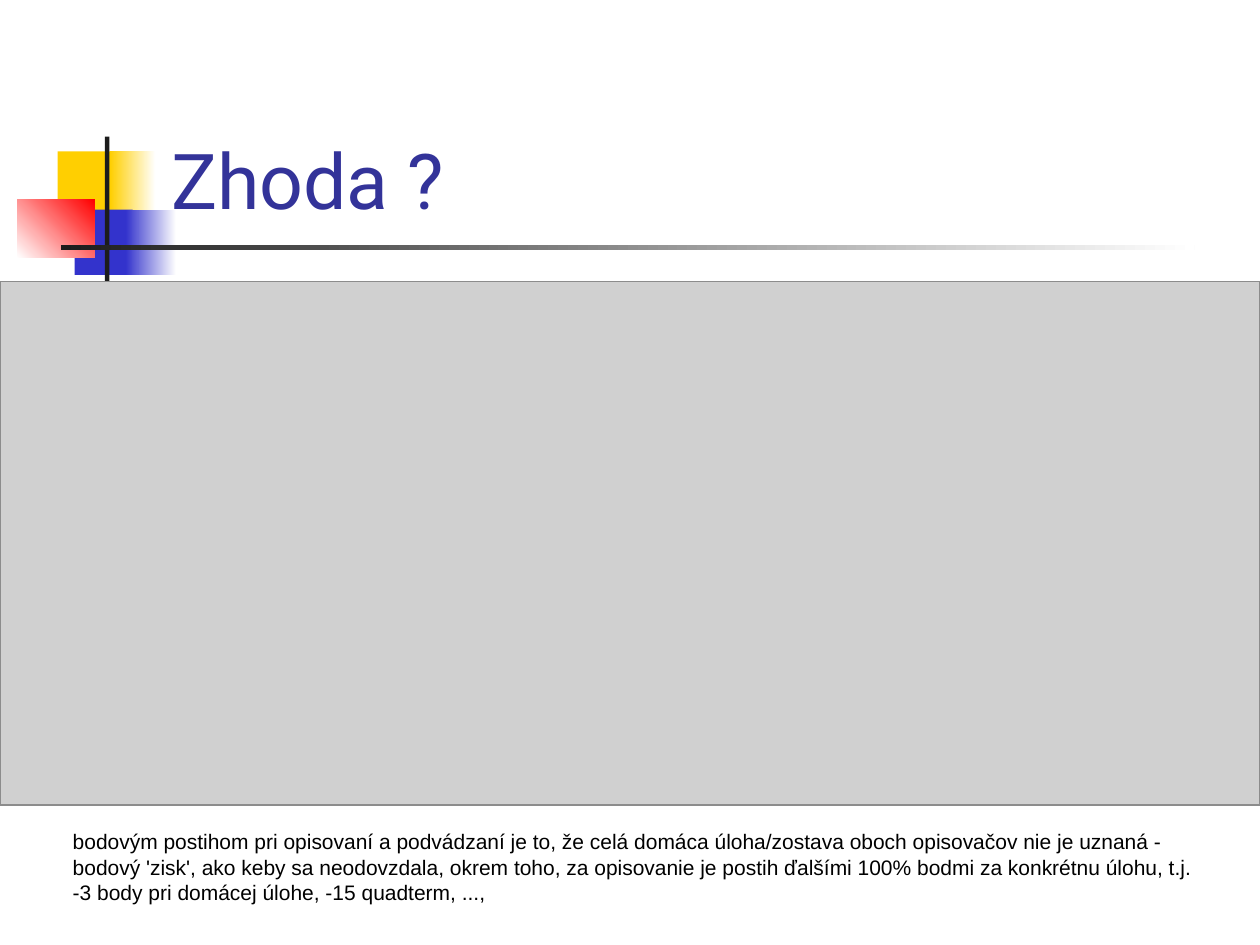
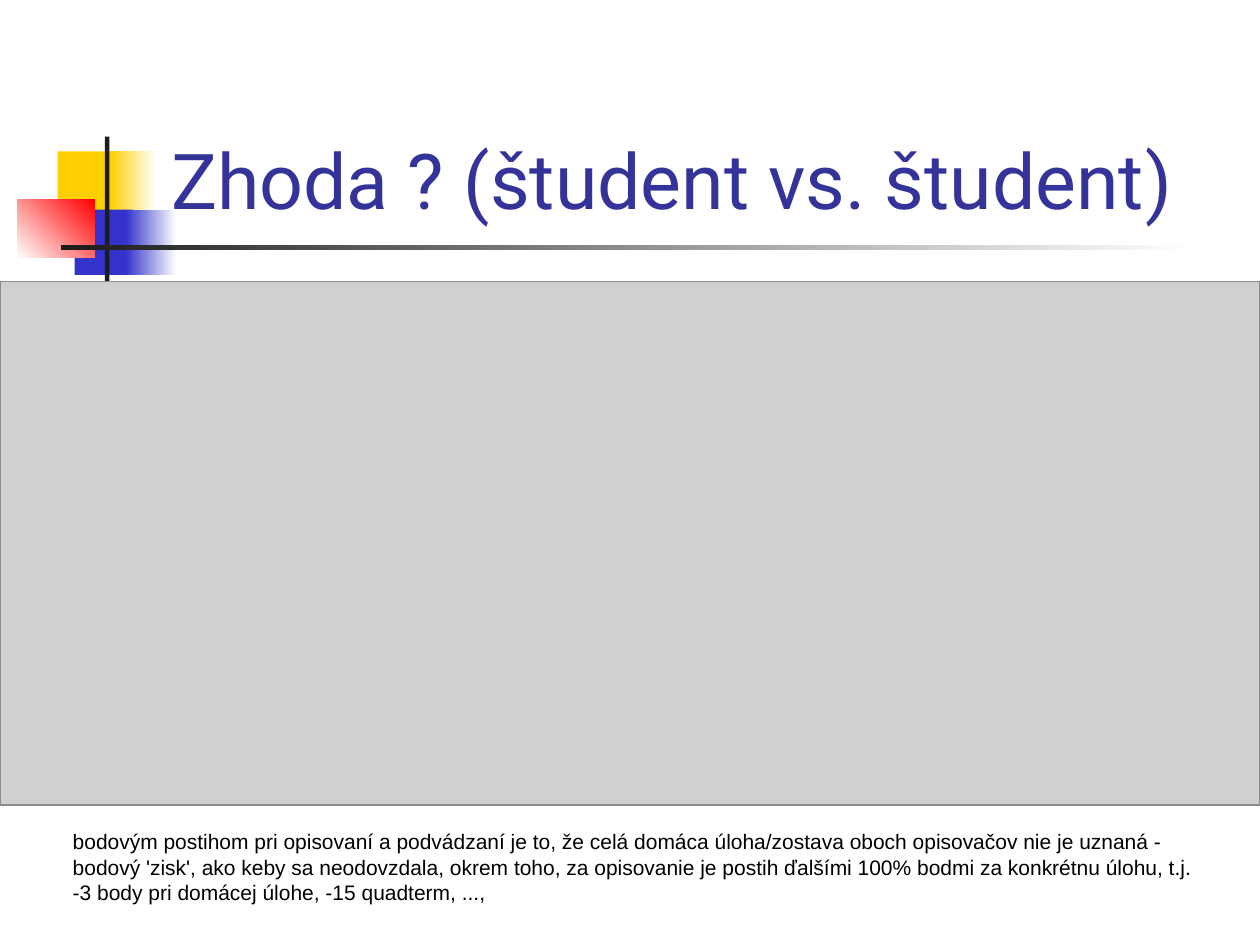
Before and after one commit to Programovanie4/Prednasky, a slide deck: slide 4 of 05/05_java.ppt (slide 3 before the commit). Drawn at 1260x945 pixels with LibreOffice and Linux fonts; fonts in the diff are those of the drawing; grey boxes stand for pictures. Boxes give left, top, right and bottom in pixels: in the first picture for what was removed or moved away, otherwise in the second. Text is boxed around its words. In the diff, an @@ line names an element or a change of style, - is before the commit and + after.

```diff
--- a/05/05_java.ppt
+++ b/05/05_java.ppt
@@ title at box(171, 147, 1172, 227): text changed @@
-Zhoda ?
+Zhoda ? (študent vs. študent)
```
Also in this commit, not shown: 4 other slides changed, 4 slides added, 4 other files.
